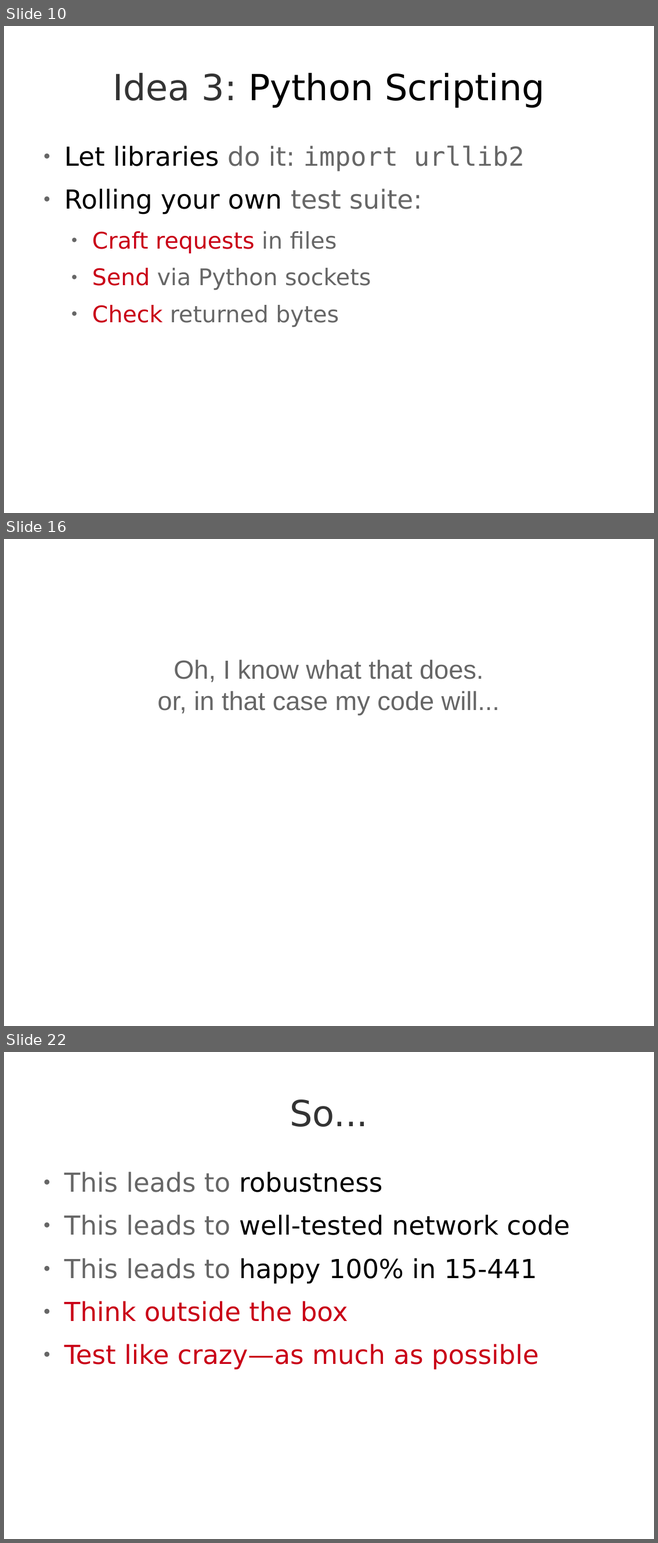
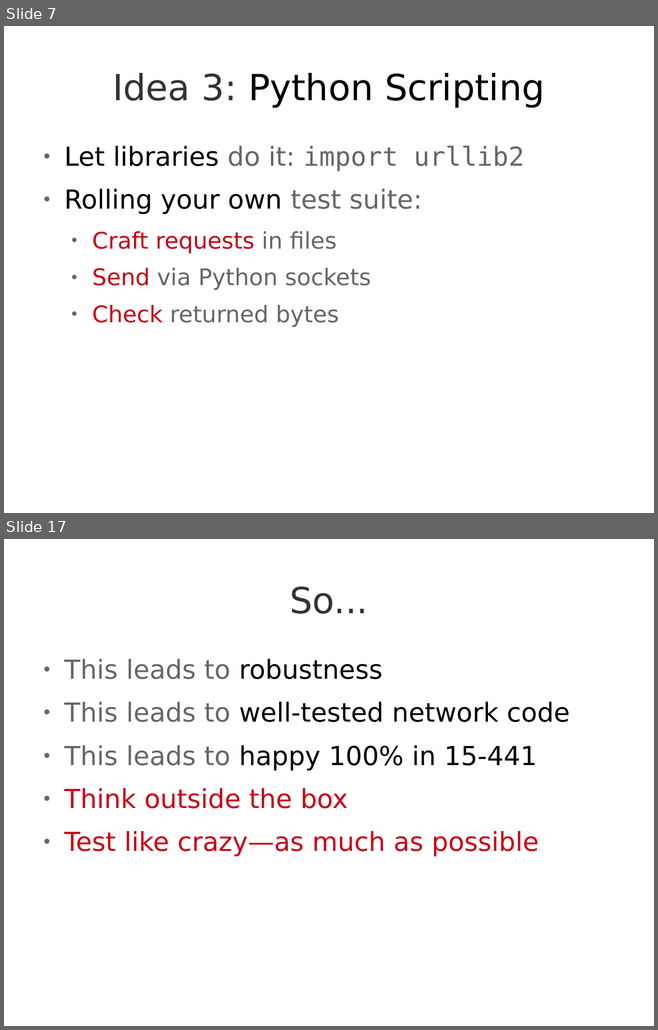
Before and after one commit to Jarvishappy/15-441-Recitation-Sessions, a slide deck: recitation4/src/recitation4-david.odp. Shown one above the other, each under a label of ours: slides 10, 16 and 22 before the commit, slides 7 and 17 after it; the slides between them are not shown. The pictures are 658x1543 and 658x1030 pixels, drawn with LibreOffice and Linux fonts; fonts in the diff are those of the drawing. Boxes give left, top, right and bottom in pixels: in the first picture for what was removed or moved away, otherwise in the second. Text is boxed around its words. In the diff, an @@ line names an element or a change of style, - is before the commit and + after.

```diff
--- a/recitation4/src/recitation4-david.odp
+++ b/recitation4/src/recitation4-david.odp
@@ slide 16 removed at (4,539,654,1026), background #FFFFFF @@
@@ subtitle removed at (158,660,499,715) @@
-Oh, I know what that does.
-or, in that case my code will...
@@ what was slide 10 is now slide 7 @@
@@ what was slide 22 is now slide 17 @@
```
Also in this commit, not shown: 11 slides changed, 3 slides added, 14 other slides removed, 3 other files.
